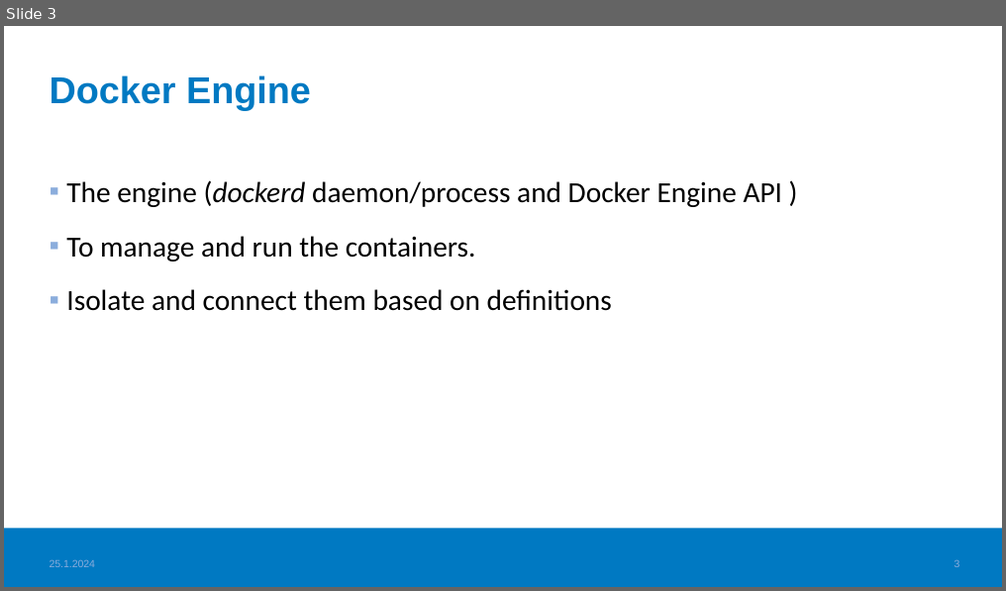
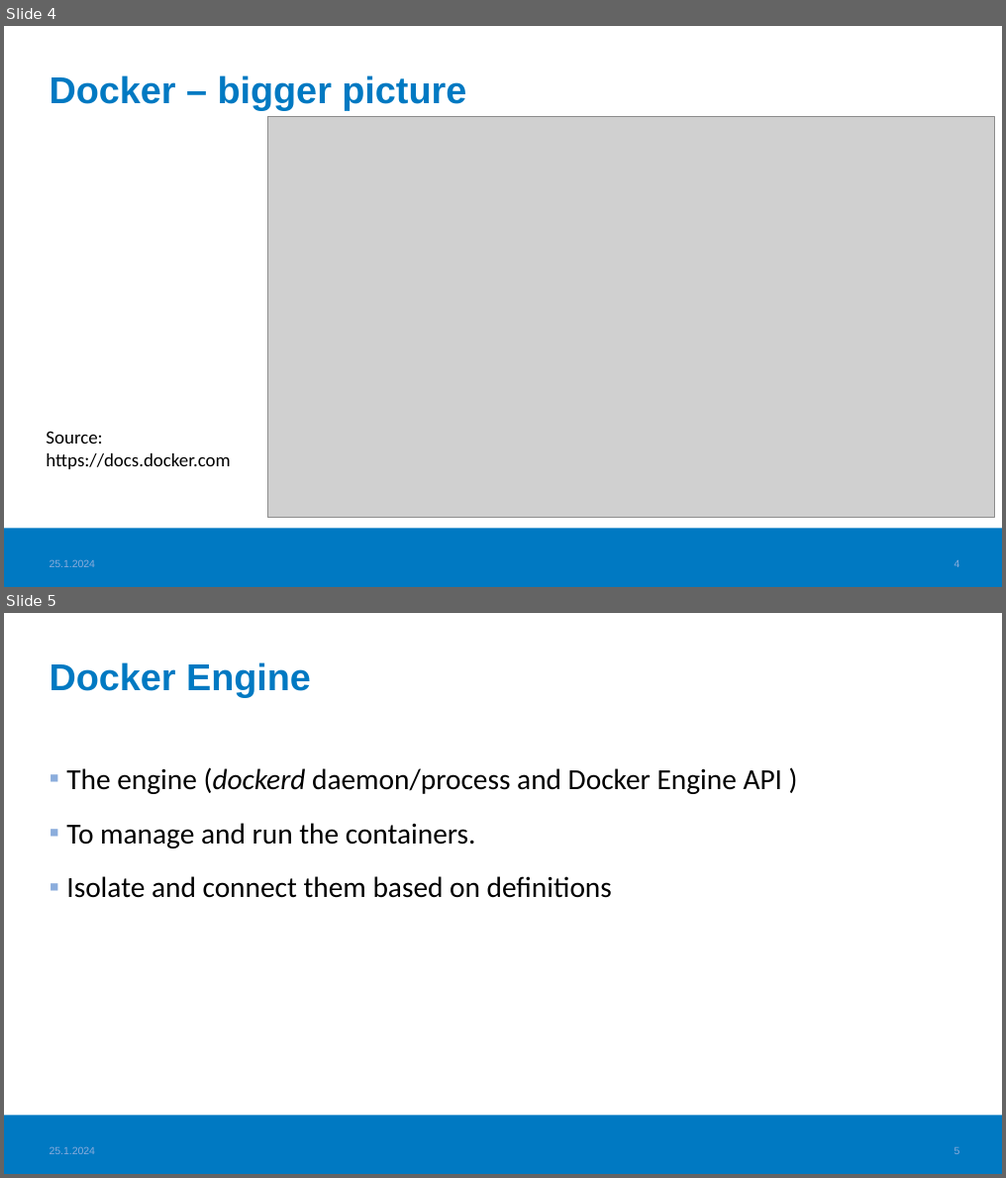
Before and after one commit to haagahelia/ohke-teknologiat, a slide deck: 01_docker/DockerConceptsAndVocabulary.pptx. Shown one above the other, each under a label of ours: slide 3 before the commit, slides 4 and 5 after it. The pictures are 1006x591 and 1006x1178 pixels, drawn with LibreOffice and Linux fonts; fonts in the diff are those of the drawing; grey boxes stand for pictures; background and template pictures are left out. Boxes give left, top, right and bottom in pixels: in the first picture for what was removed or moved away, otherwise in the second. Text is boxed around its words. In the diff, an @@ line names an element or a change of style, - is before the commit and + after.

Commit message:
More docker pics

```diff
--- a/01_docker/DockerConceptsAndVocabulary.pptx
+++ b/01_docker/DockerConceptsAndVocabulary.pptx
@@ slide 4 added at (4, 26, 1002, 587), background #FFFFFF; not listed: 1 template element that a slide beside it also shows @@
@@ title added at (50, 76, 466, 111), 36 pt, text #0079C2, bold @@
+Docker – bigger picture
@@ picture added at (267, 116, 994, 517) @@
@@ text added at (46, 431, 230, 470), 18 pt, text #000000 @@
+Source: https://docs.docker.com
@@ text added at (50, 560, 96, 568), 10 pt, text #8BADDC @@
+25.1.2024
@@ page number added at (954, 561, 960, 568), 10 pt, text #8BADDC @@
+4
@@ what was slide 3 is now slide 5 @@
@@ page number at (954, 1148, 960, 1155): text changed @@
-3
+5
```
Also in this commit, not shown: 3 slides changed, 4 other slides added, 3 other files.
